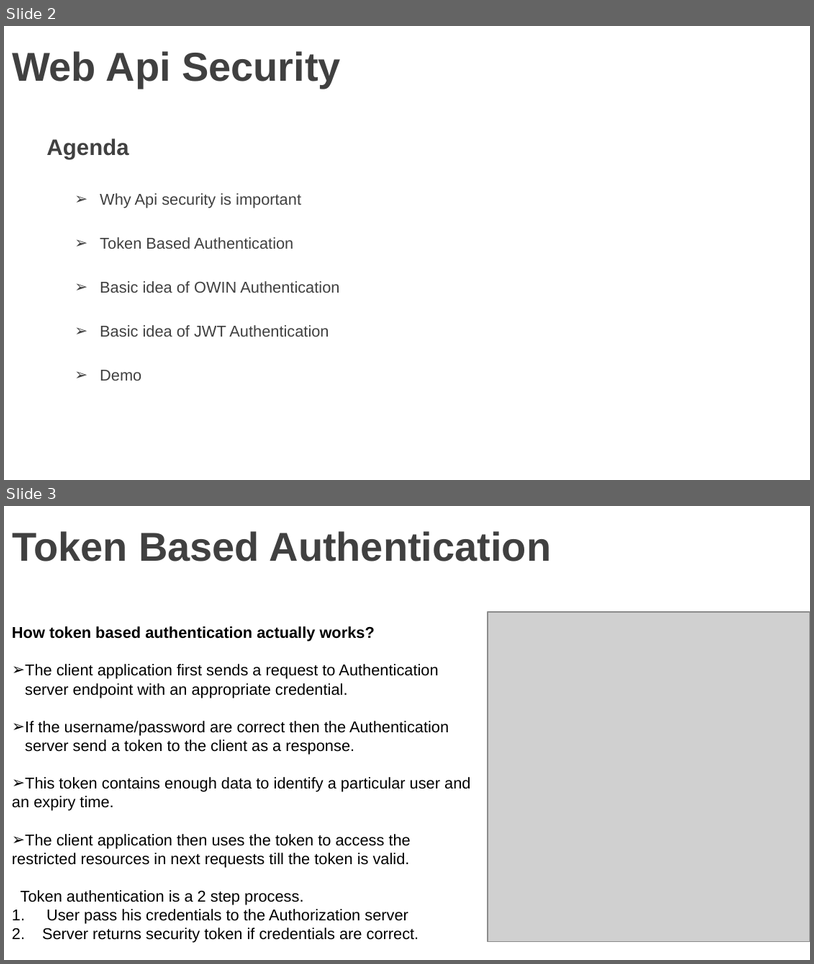
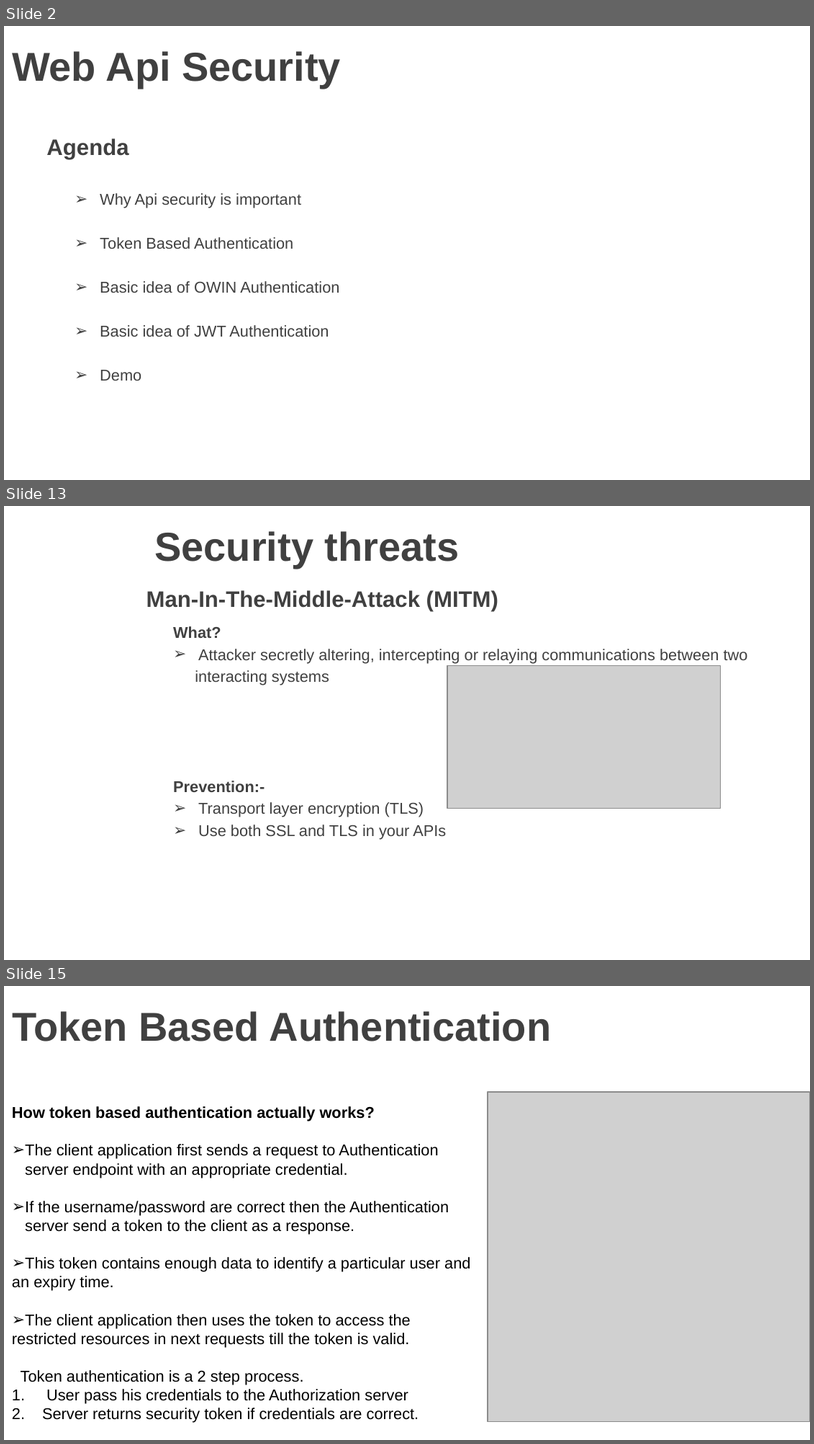
Before and after one commit to vgyureka/DotNetBig, a slide deck: webapiSecurity.pptx. Shown one above the other, each under a label of ours: slides 2 and 3 before the commit, slides 2, 13 and 15 after it; the slides between them are not shown. The pictures are 814x964 and 814x1444 pixels, drawn with LibreOffice and Linux fonts; fonts in the diff are those of the drawing; grey boxes stand for pictures; background and template pictures are left out. Boxes give left, top, right and bottom in pixels: in the first picture for what was removed or moved away, otherwise in the second. Text is boxed around its words. In the diff, an @@ line names an element or a change of style, - is before the commit and + after.

Commit message:
Add files via upload
webapi security- 06 MARCH 2019

```diff
--- a/webapiSecurity.pptx
+++ b/webapiSecurity.pptx
@@ slide 13 added at (4,506,810,960), background picture (left out) @@
@@ title added at (154,531,460,568), 36 pt, text #404040, bold @@
+Security threats
@@ text added at (147,590,499,612), 20 pt, text #404040, bold @@
+Man-In-The-Middle-Attack (MITM)
@@ text added at (173,626,748,839), 14 pt, text #404040 @@
+What?
+➢ Attacker secretly altering, intercepting or relaying communications between two
+interacting systems
+Prevention:-
+➢ Transport layer encryption (TLS)
+➢ Use both SSL and TLS in your APIs
@@ picture added at (448,666,721,808) @@
@@ what was slide 3 is now slide 15 @@
```
Also in this commit, not shown: 1 slide changed, 13 other slides added.
